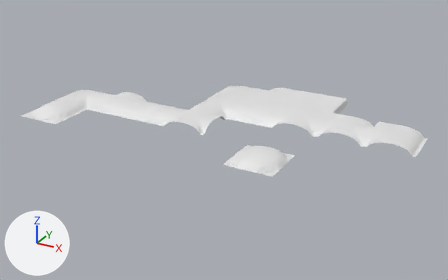
A saved change to the Blender file Assets/Prefabs/BlenderFiles/NewFull.blend.
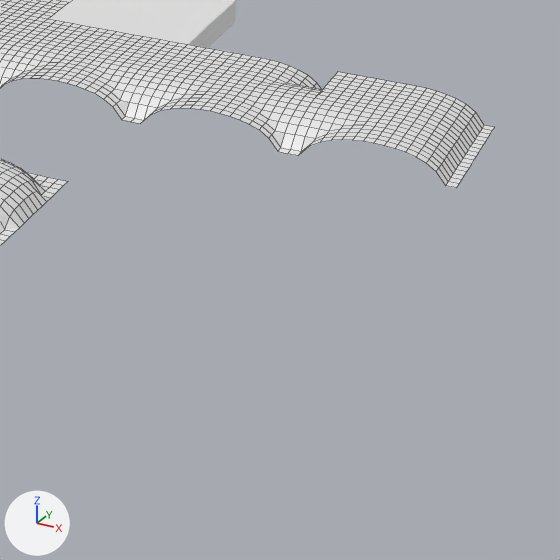
Each version appears first whole from a camera (50 mm lens) standing at (16.83, -20.75, 9.87) and looking at (5.1, 0.57, -0.8), and next in a close-up on the part from 61% to 100% of the width and 35% to 98% of the height. The axes (+X, +Y, +Z) are drawn at lower left. The lights are the same throughout. The first two pictures are the older version. The close-ups show mesh edges as thin lines.

The first close-up shows 'Edge', 'Flat', 'InternalCorner', 'Solo', 'TransitionL', 'TransitionMid', 'TransitionTwo'.
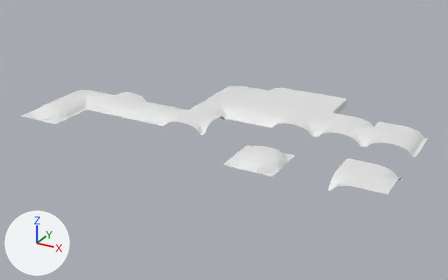
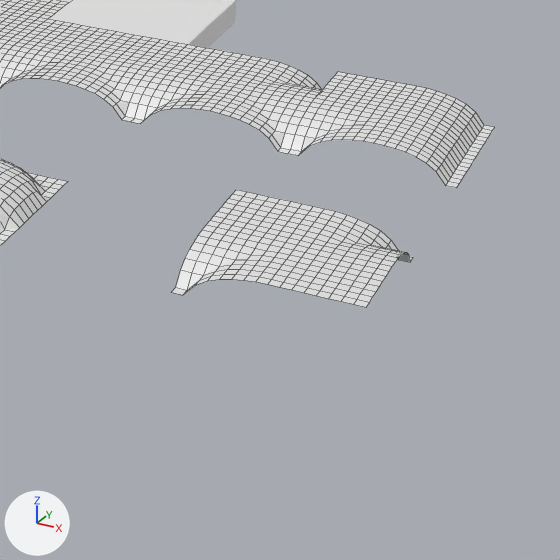
Changed parts and their boxes [x1, y1, x2, y2] in the close-ups (560 x 560 px):
'8', added
    after: [172, 190, 413, 307]

Edits to the bpy script that builds the scene:
```text
Add me_grid_001:
    me_grid_001.from_pydata(...)  # 289 vertices, 256 faces; spans x -1.0..1.0, y -1.0..1.0, z 0.0..0.35
Add ob_8:
    ob_8 = bpy.data.objects.new('8', me_grid_001)
    ob_8.location = (12.0, -2.0, 0.0)
```
